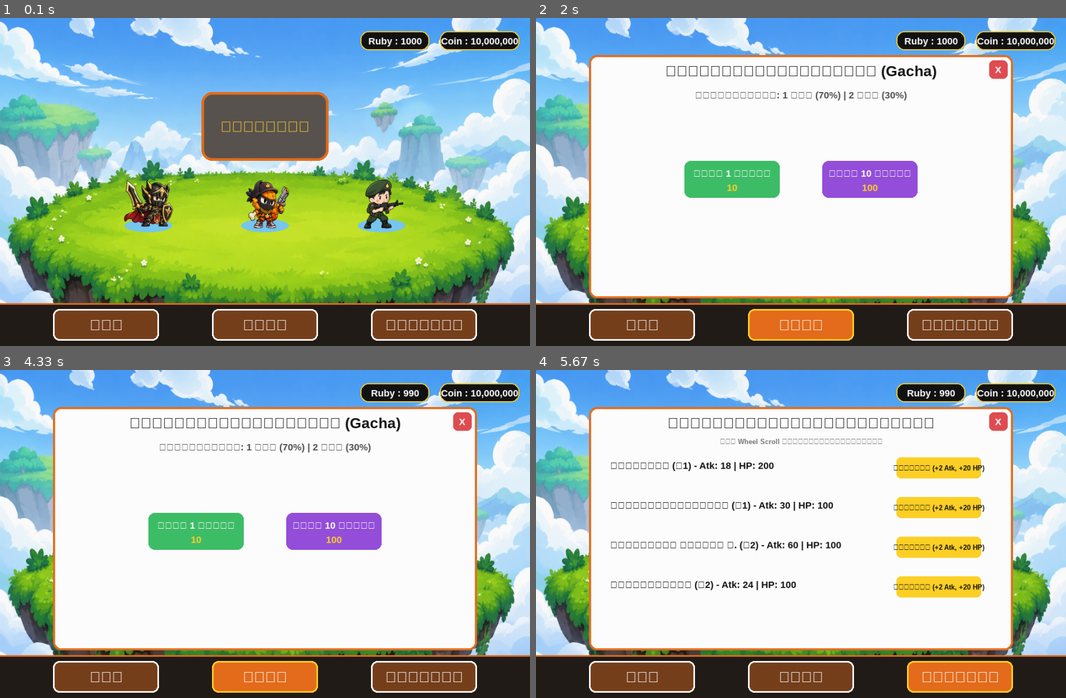
Above: before the commit, frames 1-4 (two rows, left to right).
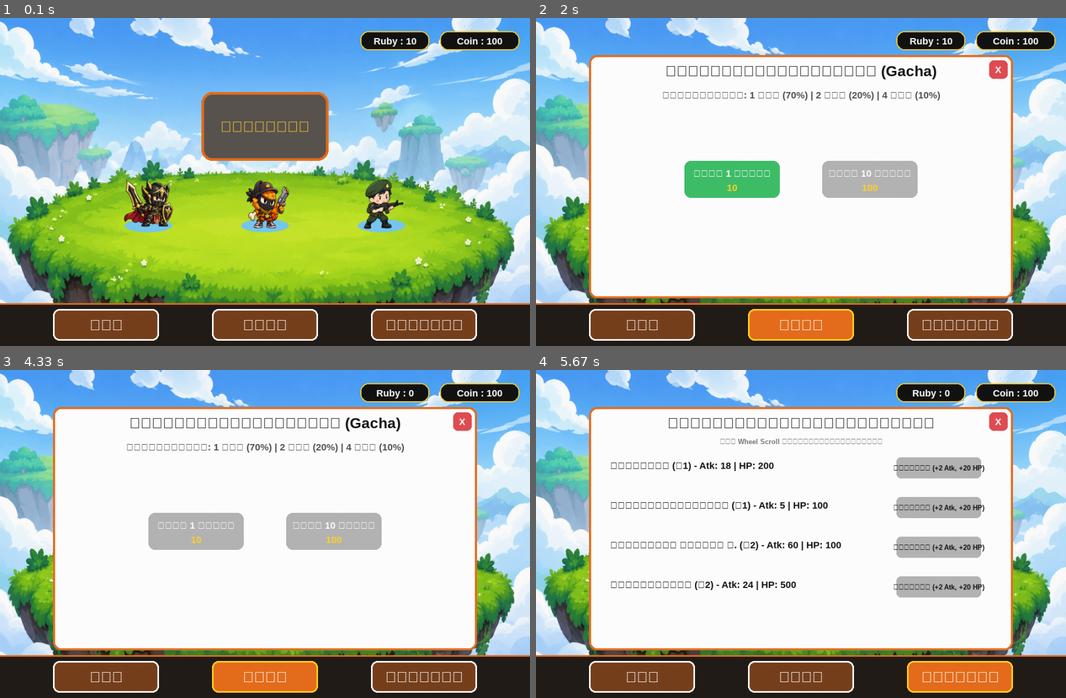
Above: after the commit, the same moments.

Repository: JirathWanna/Pygame_Tamma
Game: pygame game, started from main.py
Same seed, same stepped clock (60 frames per second), same inputs: the game is played once before the commit and once after it.
Inputs (mouse positions are in pixels of both pictures, inside the frame that each line leads up to):
- Up to frame 1 (0.1 s): no input
- Up to frame 2 (2 s): click "ทีม" at 0.38 s; click "อัศวินดำ" at 0.72 s; press the mouse at (594, 260) at 1.03 s; move the mouse to (657, 168) at 1.13 s; release the mouse at (716, 73) at 1.27 s; press the mouse at (578, 31) at 1.37 s; move the mouse to (663, 132) at 1.47 s; release the mouse at (748, 234) at 1.6 s; click "กาชา" at 1.72 s
- Up to frame 3 (4.33 s): click "สุ่ม 1 ครั้ง" at 2.05 s; click (106, 537) at 3.72 s; click "กำลังสุ่มอัญเชิญเรนเจอร์..." at 4.05 s
- Up to frame 4 (5.67 s): click "X" at 4.38 s; press the mouse at (801, 678) at 4.7 s; move the mouse to (716, 609) at 4.8 s; release the mouse at (631, 543) at 4.93 s; click "X" at 5.05 s; press the mouse at (960, 678) at 5.37 s; move the mouse to (859, 635) at 5.47 s; release the mouse at (753, 593) at 5.6 s

The runs differ from the first frame. In frame 1, 0.3% of the frame differs, in the area x 69-98%, y 5-9%; in frame 2, 2.9%; in frame 3, 4.9%, in the area x 23-98%, y 5-55%; in frame 4, 4.5%.

Commit message:
Oh Yeah

Diff:
--- a/battle.py
+++ b/battle.py
@@ -60,7 +60,7 @@
     def draw(self):
         unit_img = ASSETS.get(f"unit_{self.unit_id}")
 
-        # วาดภาพตัวละครหรือรูปทรงสำรองถ้าไม่มีรูปภาพ
+        # วาดภาพตัวละครหรือสำรองถ้าไม่มีรูป
         if unit_img:
             img = unit_img if self.team == "player" else pygame.transform.flip(unit_img, True, False)
             screen.blit(img, (int(self.x - 25), int(self.y - 35)))
@@ -126,7 +126,7 @@
     player_hp, enemy_hp = 500, stage_data["enemy_hp"] #เลือดป้อมเด้อ
     player_max_hp, enemy_max_hp = 500, stage_data["enemy_hp"]
     minerals, production_level = 150, 1
-    max_minerals = 500  # <--- กำหนดขีดจำกัดแร่เริ่มต้น
+    max_minerals = 150  # กำหนดขีดจำกัดแร่เริ่มต้น
     enemy_spawn_timer = stage_data["spawn_timer"]
 
     units = []
@@ -177,7 +177,7 @@
                     # ตรวจสอบการกดปุ่มปล่อยตัวละครออกไปสู้
                     for i, rect in enumerate(unit_buttons):
                         u_id = team_units[i]
-                        if u_id is not None and rect.collidepoint(pos):
+                        if rect.collidepoint(pos):
                             u_data = ALL_UNITS_DATABASE[u_id]
                             if minerals >= u_data["cost"] and cooldown_timers[i] <= 0:
                                 minerals -= u_data["cost"]
@@ -191,6 +191,76 @@
                             minerals -= cost
                             production_level += 1
                             max_minerals += 100  # <--- เพิ่มขีดจำกัดแร่สูงสุดทีละ 100 ทุกครั้งที่อัปเกรด
+
+        # วาดพื้นหลังฉากเกม
+        bg_img = ASSETS.get(stage_data["bg_key"])
+        if bg_img:
+            screen.blit(bg_img, (0, 0))
+        else:
+            screen.fill(SKY)
+            pygame.draw.rect(screen, GRASS, (0, 420, WIDTH, 100))
+
+        # วาดฐานทัพ, ยูนิต และกระสุน
+        screen.blit(ASSETS["player_base"], (player_base - 60, 300))
+        screen.blit(ASSETS["enemy_base"], (enemy_base - 60, 300))
+
+        pygame.draw.rect(screen, (65, 65, 65), (int(player_base - 21), int(275), 40, 5), border_radius=2)
+        hpp = max(0, int(38 * player_hp / player_max_hp))
+        pygame.draw.rect(screen, GREEN , (int(player_base-20), int(276), hpp, 3), border_radius=2)
+
+        pygame.draw.rect(screen, (65, 65, 65), (int(enemy_base - 21), int(275), 40, 5), border_radius=2)
+        hpe = max(0, int(38 * enemy_hp / enemy_max_hp))
+        pygame.draw.rect(screen, RED , (int(enemy_base-20), int(276), hpe, 3), border_radius=2)
+
+        # วาด UI แผงควบคุมด้านล่าง (แร่, ปุ่มยูนิต, ปุ่มอัปเกรด)
+        pygame.draw.rect(screen, DARK_PANEL, (0, 490, WIDTH, 130))
+
+        for unit in units:
+            unit.draw()
+        for proj in projectiles:
+            proj.draw()
+
+
+
+        # แสดงผลแร่ปัจจุบัน / ขีดจำกัดสูงสุด เช่น 126 / 500
+        draw_text(f"แร่: {int(minerals)} / {max_minerals}", 450, 20, BIG, YELLOW_GOLD)
+
+
+        # วาดปุ่มตัวละครพร้อมจัดการสถานะติดคูลดาวน์หรือแร่ไม่พอ
+        for i, rect in enumerate(unit_buttons):
+            u_id = team_units[i]
+            if u_id is not None:
+                data = ALL_UNITS_DATABASE[u_id]
+                pygame.draw.rect(screen, data["color"], rect, border_radius=9)
+                pygame.draw.rect(screen, (255, 255, 255) if ALL_UNITS_DATABASE[u_id]["stars"] == 1 else YELLOW_GOLD, rect, width=2, border_radius=9)
+
+                on_cooldown = cooldown_timers[i] > 0
+                not_enough_minerals = minerals < data["cost"]
+
+                # ใส่เอฟเฟกต์สีดำทับปุ่มถ้าไม่สามารถกดได้
+                if on_cooldown or not_enough_minerals:
+                    overlay = pygame.Surface((rect.width, rect.height), pygame.SRCALPHA)
+                    overlay.fill((0, 0, 0, 150))
+                    screen.blit(overlay, rect.topleft)
+
+                if on_cooldown:
+                    draw_text(f"{cooldown_timers[i]:.1f}s", rect.centerx, rect.centery, FONT, WHITE, center=True)
+
+                draw_text(f"{data['name']}", rect.centerx, rect.centery - 10, FONT, WHITE, center=True)
+                draw_text(f"ใช้ {data['cost']} แร่", rect.centerx, rect.centery + 12, SMALL, YELLOW_GOLD, center=True)
+
+        # วาดปุ่มอัปเกรดแร่
+        upgrade_cost = 75 * production_level
+        pygame.draw.rect(screen, YELLOW_GOLD, upgrade_rect, border_radius=9)
+        draw_text(f"อัปเกรดแร่ (Lv.{production_level})", upgrade_rect.centerx, upgrade_rect.centery - 10, FONT, BLACK, center=True)
+        draw_text(f"(ใช้ {upgrade_cost} แร่)", upgrade_rect.centerx, upgrade_rect.centery + 12, SMALL, DARK_PANEL, center=True)
+
+
+        # วาดปุ่ม Pause
+        if not game_over:
+            pygame.draw.rect(screen, ORANGE_BORDER if paused else BLUE, pause_rect, border_radius=8)
+            draw_text("PAUSED" if paused else "|| Pause",
+            pause_rect.centerx, pause_rect.centery, FONT, WHITE, center=True)
 
         if not game_over and not paused:
             # อัปเดตเวลา Cooldown ของปุ่มตัวละคร (หยุดนับระหว่าง Pause)
@@ -251,71 +321,6 @@
             elif player_hp <= 0:
                 game_over = "LOSE"
 
-        # วาดพื้นหลังฉากเกม
-        bg_img = ASSETS.get(stage_data["bg_key"])
-        if bg_img:
-            screen.blit(bg_img, (0, 0))
-        else:
-            screen.fill(SKY)
-            pygame.draw.rect(screen, GRASS, (0, 420, WIDTH, 100))
-
-        # วาดฐานทัพ, ยูนิต และกระสุน
-        screen.blit(ASSETS["player_base"], (player_base - 60, 300))
-        screen.blit(ASSETS["enemy_base"], (enemy_base - 60, 300))
-
-        pygame.draw.rect(screen, (65, 65, 65), (int(player_base - 21), int(275), 40, 5), border_radius=2)
-        hpp = max(0, int(38 * player_hp / player_max_hp))
-        pygame.draw.rect(screen, GREEN , (int(player_base-20), int(276), hpp, 3), border_radius=2)
-
-        pygame.draw.rect(screen, (65, 65, 65), (int(enemy_base - 21), int(275), 40, 5), border_radius=2)
-        hpe = max(0, int(38 * enemy_hp / enemy_max_hp))
-        pygame.draw.rect(screen, RED , (int(enemy_base-20), int(276), hpe, 3), border_radius=2)
-
-        for unit in units:
-            unit.draw()
-        for proj in projectiles:
-            proj.draw()
-
-        # วาด UI แผงควบคุมด้านล่าง (แร่, ปุ่มยูนิต, ปุ่มอัปเกรด)
-        pygame.draw.rect(screen, DARK_PANEL, (0, 490, WIDTH, 130))
-
-        # แสดงผลแร่ปัจจุบัน / ขีดจำกัดสูงสุด เช่น 126 / 500
-        draw_text(f"แร่: {int(minerals)} / {max_minerals}", 450, 20, BIG, YELLOW_GOLD)
-
-        # วาดปุ่ม Pause
-        if not game_over:
-            pygame.draw.rect(screen, ORANGE_BORDER if paused else BLUE, pause_rect, border_radius=8)
-            draw_text("PAUSED" if paused else "|| Pause",
-                      pause_rect.centerx, pause_rect.centery, FONT, WHITE, center=True)
-
-        # วาดปุ่มตัวละครพร้อมจัดการสถานะติดคูลดาวน์หรือแร่ไม่พอ
-        for i, rect in enumerate(unit_buttons):
-            u_id = team_units[i]
-            if u_id is not None:
-                data = ALL_UNITS_DATABASE[u_id]
-                pygame.draw.rect(screen, data["color"], rect, border_radius=9)
-                pygame.draw.rect(screen, (255, 255, 255) if ALL_UNITS_DATABASE[u_id]["stars"] == 1 else YELLOW_GOLD, rect, width=2, border_radius=9)
-
-                on_cooldown = cooldown_timers[i] > 0
-                not_enough_minerals = minerals < data["cost"]
-
-                # ใส่เอฟเฟกต์สีดำทับปุ่มถ้าไม่สามารถกดได้
-                if on_cooldown or not_enough_minerals:
-                    overlay = pygame.Surface((rect.width, rect.height), pygame.SRCALPHA)
-                    overlay.fill((0, 0, 0, 150))
-                    screen.blit(overlay, rect.topleft)
-
-                if on_cooldown:
-                    draw_text(f"{cooldown_timers[i]:.1f}s", rect.centerx, rect.centery, FONT, WHITE, center=True)
-
-                draw_text(f"{data['name']}", rect.centerx, rect.centery - 10, FONT, WHITE, center=True)
-                draw_text(f"ใช้ {data['cost']} แร่", rect.centerx, rect.centery + 12, SMALL, YELLOW_GOLD, center=True)
-
-        # วาดปุ่มอัปเกรดแร่
-        upgrade_cost = 75 * production_level
-        pygame.draw.rect(screen, YELLOW_GOLD, upgrade_rect, border_radius=9)
-        draw_text(f"อัปเกรดแร่ (Lv.{production_level})", upgrade_rect.centerx, upgrade_rect.centery - 10, FONT, BLACK, center=True)
-        draw_text(f"(ใช้ {upgrade_cost} แร่)", upgrade_rect.centerx, upgrade_rect.centery + 12, SMALL, DARK_PANEL, center=True)
 
         # หน้าต่าง Pause
         if paused and not game_over:
--- a/game_data.py
+++ b/game_data.py
@@ -1,18 +1,15 @@
 import pygame
-import random
-import math
-import sys
 import os
 
 
-# --- Pygame Setup ---
+
 pygame.init()
 WIDTH, HEIGHT = 1000, 620
 screen = pygame.display.set_mode((WIDTH, HEIGHT))
-pygame.display.set_caption("LINE Rangers - Full Feature Edition")
+pygame.display.set_caption("Tamma")
 clock = pygame.time.Clock()
 
-# --- Fonts & Colors ---
+
 FONT = pygame.font.SysFont("Tahoma", 18, bold=True)
 SMALL = pygame.font.SysFont("Tahoma", 13, bold=True)
 BIG = pygame.font.SysFont("Tahoma", 28, bold=True)
@@ -31,20 +28,20 @@
 GRASS        = (105, 183, 100)
 PURPLE       = (150, 80, 220)
 
-# --- Global Player Economy Data ---
+# --- Global Player Data ---
 PLAYER_DATA = {
-    "coins": 10000000,
-    "rubies": 1000,
+    "coins": 100,
+    "rubies": 10,
     "inventory": [0, 1, 2],       # ID ตัวละครที่มีในคลัง
     "loadout": [0, 1, 2]          # ID ตัวละครที่จัดลงทีม (3 ช่อง)
 }
 
-# --- Database ตัวละคร ( Template รองรับการเพิ่มตัวละครภายหลัง ) ---
+# --- ตัวละคร ---
 ALL_UNITS_DATABASE = [
     {"id": 0, "name": "อัศวินดำ", "stars": 1, "range": 58, "damage": 18, "cooldown": 5.0, "cost": 50, "color": (153, 76, 0), "hp": 200, "speed": 60},
-    {"id": 1, "name": "ไก่ทอดน่องนักเลง", "stars": 1, "range": 400, "damage": 30, "cooldown": 3.0, "cost": 60, "color": (153, 76, 0), "hp": 100, "speed": 50},
-    {"id": 2, "name": "พลปืนเล็ก ชุดยิง ก.", "stars": 2, "range": 600, "damage": 60, "cooldown": 10.0, "cost": 85, "color": (153, 76, 0), "hp": 100, "speed": 30},
-    {"id": 3, "name": "ม้าขาวจั้วะ", "stars": 2, "range": 58, "damage": 24, "cooldown": 4.5, "cost": 85, "color": (145, 100, 220), "hp": 100, "speed": 150},
+    {"id": 1, "name": "ไก่ทอดน่องนักเลง", "stars": 1, "range": 400, "damage": 5, "cooldown": 0.5, "cost": 60, "color": (153, 76, 0), "hp": 100, "speed": 50},
+    {"id": 2, "name": "พลปืนเล็ก ชุดยิง ก.", "stars": 2, "range": 600, "damage": 60, "cooldown": 10.0, "cost": 100, "color": (153, 76, 0), "hp": 100, "speed": 30},
+    {"id": 3, "name": "ม้าขาวจั้วะ", "stars": 4, "range": 58, "damage": 24, "cooldown": 0.5, "cost": 85, "color": (145, 100, 220), "hp": 100, "speed": 1500},
     {"id": 4, "name": "ช้างเอราวัณ", "stars": 2, "range": 80, "damage": 24, "cooldown": 4.5, "cost": 85, "color": (145, 100, 220), "hp": 500, "speed": 70},
     {"id": 5, "name": "สไลม์", "stars": 3, "range": 58, "damage": 24, "cooldown": 4.5, "cost": 85, "color": (145, 100, 220), "hp": 50, "speed": 70},
     {"id": 6, "name": "หมาป่า", "stars": 3, "range": 190, "damage": 30, "cooldown": 4.5, "cost": 85, "color": (145, 100, 220), "hp": 70, "speed": 50},
@@ -70,31 +67,30 @@
 ASSETS = {}
 
 def load_image(filename, size=None):
-    path = os.path.join("assets", filename)
+    path = os.path.join("assets", filename) #path ของโฟลเดอร์ assets
     if os.path.exists(path):
         try:
-            img = pygame.image.load(path).convert_alpha()
+            img = pygame.image.load(path).convert_alpha() #โหลดรูป
             if size:
-                img = pygame.transform.smoothscale(img, size)
+                img = pygame.transform.smoothscale(img, size) #ปรับขนาด
             return img
         except Exception as e:
             print(f"Failed to load image {filename}: {e}")
     return None
 
-def init_assets():
-    ASSETS["bg_lobby"] = load_image("bg_lobby.png", (WIDTH, HEIGHT))
-    ASSETS["bg_grass"] = load_image("bg_grass.png", (WIDTH, HEIGHT))
-    ASSETS["bg_desert"] = load_image("bg_desert.png", (WIDTH, HEIGHT))
-    ASSETS["bg_volcano"] = load_image("bg_volcano.png", (WIDTH, HEIGHT))
-    ASSETS["player_base"] = load_image("player_base.png", (150, 150))
-    ASSETS["enemy_base"] = load_image("enemy_base.png", (150, 150))
-    ASSETS["btn_stage"] = load_image("btn_stage.png", (240, 130))
-    for i in range(len(ALL_UNITS_DATABASE)):
-        ASSETS[f"unit_{i}"] = load_image(f"unit_{i}.png", (100, 100))
 
-init_assets()
+ASSETS["bg_lobby"] = load_image("bg_lobby.png", (WIDTH, HEIGHT))
+ASSETS["bg_grass"] = load_image("bg_grass.png", (WIDTH, HEIGHT))
+ASSETS["bg_desert"] = load_image("bg_desert.png", (WIDTH, HEIGHT))
+ASSETS["bg_volcano"] = load_image("bg_volcano.png", (WIDTH, HEIGHT))
+ASSETS["player_base"] = load_image("player_base.png", (150, 150))
+ASSETS["enemy_base"] = load_image("enemy_base.png", (150, 150))
+ASSETS["btn_stage"] = load_image("btn_stage.png", (240, 130))
+for i in range(len(ALL_UNITS_DATABASE)):
+    ASSETS[f"unit_{i}"] = load_image(f"unit_{i}.png", (100, 100))
 
-# --- Helper Functions ---
+
+# --- วาด text ---
 def draw_text(text, x, y, font=FONT, color=WHITE, center=False):
     surf = font.render(text, True, color)
     rect = surf.get_rect()
@@ -104,6 +100,7 @@
         rect.topleft = (x, y)
     screen.blit(surf, rect)
 
+# --- วาด ค่าเงิน รูบี้ ---
 def draw_top_bar():
     items = [
         (f"Ruby : {PLAYER_DATA['rubies']}", (680, 25), (130, 36)),
@@ -115,6 +112,7 @@
         pygame.draw.rect(screen, YELLOW_GOLD, rect, 2, border_radius=15)
         draw_text(text, rect.centerx, rect.centery, FONT, WHITE, center=True)
 
+# --- วาดเมนูข้างล่าง ---
 def draw_bottom_navigation(active_tab):
     nav_height = 80
     panel_rect = pygame.Rect(0, HEIGHT - nav_height, WIDTH, nav_height)
--- a/main.py
+++ b/main.py
@@ -19,8 +19,11 @@
         rand = random.random()
         if rand < 0.70:
             chosen = random.choice([u for u in ALL_UNITS_DATABASE if u["stars"] == 1])
+        elif 0.70 <= rand < 0.90:
+            chosen = random.choice([u for u in ALL_UNITS_DATABASE if u["stars"] == 2])
         else:
-            chosen = random.choice([u for u in ALL_UNITS_DATABASE if u["stars"] == 2])
+            chosen = random.choice([u for u in ALL_UNITS_DATABASE if u["stars"] == 4])
+
         results.append(chosen)
         if chosen["id"] not in PLAYER_DATA["inventory"]: #ถ้าตัวไม่อยู่ใน Inventory ให้เพิ่มไป
             PLAYER_DATA["inventory"].append(chosen["id"])
@@ -97,7 +100,7 @@
             # --- TAB 2: กาชา (GACHA) ---
             if active_tab == "GACHA":
                 draw_text("สุ่มอัญเชิญเรนเจอร์ (Gacha)", pop_rect.centerx, pop_rect.top + 30, BIG, BLACK, center=True)
-                draw_text("โอกาสได้รับ: 1 ดาว (70%) | 2 ดาว (30%)", pop_rect.centerx, pop_rect.top + 75, FONT, (80, 80, 80), center=True)
+                draw_text("โอกาสได้รับ: 1 ดาว (70%) | 2 ดาว (20%) | 4 ดาว (10%)", pop_rect.centerx, pop_rect.top + 75, FONT, (80, 80, 80), center=True)
 
                 gacha_1_btn = pygame.Rect(pop_rect.centerx - 220, pop_rect.top + 200, 180, 70)
                 pygame.draw.rect(screen, GREEN if PLAYER_DATA["rubies"] >= 10 else (180, 180, 180), gacha_1_btn, border_radius=12)
--- a/team.py
+++ b/team.py
@@ -142,7 +142,7 @@
                 draw_unit_figure(screen, u_id, cx, cy + 10)
             draw_star_row(cx, cy + 38, u["stars"], 6)
             draw_text(u["name"], cx, cy + 82, FONT, BLACK, center=True)
-            draw_text(f"ATK {u['damage']} HP {u['hp']}", cx, cy + 104, SMALL, (70, 50, 40), center=True)
+            draw_text(f"ดาเมจ {u['damage']} เลือด {u['hp']}", cx, cy + 104, SMALL, (70, 50, 40), center=True)
 
         # ----- แถบด้านบน -----
         pygame.draw.rect(screen, (60, 50, 80), (0, 0, WIDTH, 52))
@@ -172,8 +172,8 @@
             draw_star_row(rect.centerx, rect.y + 16, u["stars"], 6)
             draw_unit_figure(screen, u_id, rect.x + 45, rect.y + 82, 0.65)
             draw_text(u["name"], rect.x + 88, rect.y + 32, FONT, fg)
-            draw_text(f"ATK {u['damage']}", rect.x + 88, rect.y + 60, SMALL, fg)
-            draw_text(f"ระยะ {u['range']}", rect.x + 88, rect.y + 80, SMALL, fg)
+            draw_text(f"ดาเมจ {u['damage']}", rect.x + 88, rect.y + 60, SMALL, fg)
+            draw_text(f"เลือด {u['hp']}", rect.x + 88, rect.y + 80, SMALL, fg)
             draw_text(f"ใช้ {u['cost']} แร่", rect.x + 88, rect.y + 100, SMALL, fg)
             if drag and drag["src"] == ("card", u_id):
                 dim = pygame.Surface(rect.size, pygame.SRCALPHA)
